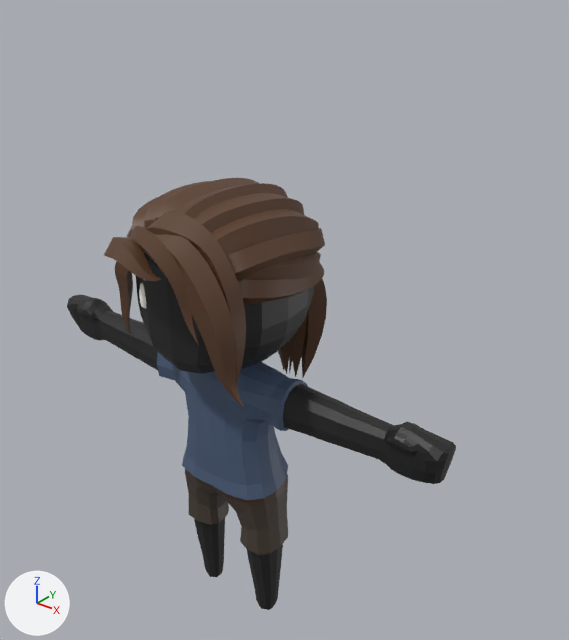
An edit to the glTF model public/cpx/models/patient_female_infant.glb, drawn before and after from the same camera.
Rendered twice from a camera (50 mm lens) standing at (3.11, -3.31, 4.49) and looking at (0.21, 0.31, 2.24). The lights are fixed; the arrows at lower left show +X, +Y and +Z. The first picture is the older version. Vertices at exactly the same position are counted once.

The scene before the commit, as lines of its bpy script (objects in view):
```python
me_cube_004 = bpy.data.meshes.new('Cube.004')
me_cube_004.from_pydata(...)  # 3377 vertices, 6624 faces; spans x -1.62..1.62, y -0.77..0.76, z -0.02..3.19
# faces by material slot: [1312, 436, 206, 38, 320, 4312]
me_cube_004.materials.append(mat_skin)  # black #1f1f1f
me_cube_004.materials.append(mat_shirt)  # dark blue #4a5c77
me_cube_004.materials.append(mat_pants)  # brown #493f35
me_cube_004.materials.append(mat_belt)  # brown #493629
me_cube_004.materials.append(mat_face)  # white #fffff8
me_cube_004.materials.append(mat_hair)  # brown #5c3e2a
ob_body = bpy.data.objects.new('Body', me_cube_004)
ob_body.location = (0.0, 0.0, 0.0)
```
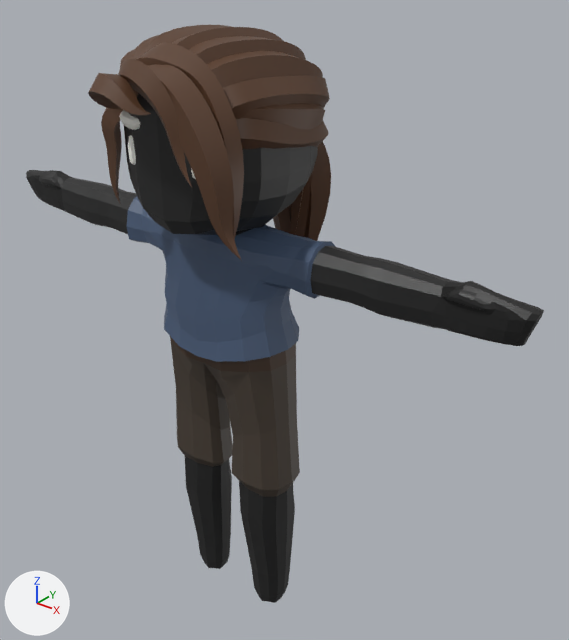
Edits to the bpy script that builds the scene:
```text
Change me_cube_004:
    used by ob_body; location = (0.0, 0.0, 0.0)
    remove me_cube_004.from_pydata(...)  # 3377 vertices, 6624 faces; spans x -1.62..1.62, y -0.77..0.76, z -0.02..3.19
    add me_cube_004.from_pydata(...)  # 3377 vertices, 6624 faces; spans x -1.98..1.98, y -0.76..0.77, z 0.05..4.06
    me_cube_004 part 1: the loose piece of 130 vertices spanning x -0.49..0.49, y -0.49..0.49, z 2.07..3.13 is moved by (0.0, 0.01, 0.88)
    me_cube_004 part 2: the loose piece of 42 vertices spanning x -0.28..-0.2, y -0.49..-0.4, z 2.47..2.65 is moved by (0.0, 0.01, 0.88)
    me_cube_004 part 3: the loose piece of 42 vertices spanning x -0.37..-0.14, y -0.5..-0.39, z 2.67..2.76 is moved by (0.0, 0.01, 0.88)
    me_cube_004 part 4: the loose piece of 165 vertices spanning x -0.06..0.26, y -0.49..0.76, z 1.58..3.19 is moved by (0.0, 0.01, 0.88)
    me_cube_004 part 5: the loose piece of 141 vertices spanning x 0.0..0.34, y -0.48..0.61, z 2.35..3.14 is moved by (0.0, 0.01, 0.88)
    me_cube_004 part 6: the loose piece of 144 vertices spanning x 0.05..0.48, y -0.49..0.52, z 2.61..3.08 is moved by (0.0, 0.01, 0.88)
    me_cube_004 part 7: the loose piece of 141 vertices spanning x -0.06..0.53, y -0.41..0.69, z 1.59..2.8 is moved by (0.0, 0.01, 0.88)
    me_cube_004 part 8: the loose piece of 141 vertices spanning x 0.07..0.53, y -0.44..0.62, z 1.74..2.97 is moved by (0.0, 0.01, 0.88)
    me_cube_004 part 9: the loose piece of 120 vertices spanning x 0.03..0.53, y -0.42..0.51, z 2.47..2.91 is moved by (0.0, 0.01, 0.88)
    me_cube_004 part 10: the loose piece of 165 vertices spanning x -0.26..0.06, y -0.49..0.76, z 1.58..3.19 is moved by (0.0, 0.01, 0.88)
    me_cube_004 part 11: the loose piece of 141 vertices spanning x -0.34..0.0, y -0.48..0.61, z 2.35..3.14 is moved by (0.0, 0.01, 0.88)
    me_cube_004 part 12: the loose piece of 144 vertices spanning x -0.48..-0.05, y -0.49..0.52, z 2.61..3.08 is moved by (0.0, 0.01, 0.88)
    me_cube_004 part 13: the loose piece of 141 vertices spanning x -0.53..0.06, y -0.41..0.69, z 1.59..2.8 is moved by (0.0, 0.01, 0.88)
    me_cube_004 part 14: the loose piece of 117 vertices spanning x -0.09..0.5, y -0.61..-0.36, z 2.14..3.14 is moved by (0.0, 0.01, 0.88)
    me_cube_004 part 15: the loose piece of 97 vertices spanning x -0.19..0.6, y -0.64..-0.45, z 2.13..3.07 is moved by (0.0, 0.01, 0.88)
    me_cube_004 part 16: the loose piece of 97 vertices spanning x -0.29..0.38, y -0.68..-0.39, z 2.49..3.08 is moved by (0.0, 0.01, 0.88)
    me_cube_004 part 17: the loose piece of 97 vertices spanning x -0.36..0.15, y -0.77..-0.25, z 2.76..3.0 is moved by (0.0, 0.01, 0.88)
    me_cube_004 part 18: the loose piece of 97 vertices spanning x -0.54..-0.2, y -0.48..-0.29, z 2.19..2.85 is moved by (0.0, 0.01, 0.88)
    me_cube_004 part 19: 870 of 3377 vertices moved; they spanned x -1.62..1.62, y -0.23..0.34, z -0.02..2.18 and now span x -1.98..1.98, y -0.29..0.45, z 0.05..3.06; mean shift (0.0, 0.01, 0.83); largest move (0.36, 0.0, 1.24) -> (0.44, 0.01, 2.4)
    other edits to the shape of me_cube_004 do not show in these pictures
```

Changed parts and their boxes (x1, y1, x2, y2) in the pictures (569 x 640 px; the box of a moved part takes in the faces that stretch with it):
'Body', reshaped (33% wider, 34% taller): before (67, 178, 456, 610); after (26, 25, 544, 603)
part 1 of me_cube_004, moved or reshaped: before (136, 252, 314, 374); after (124, 93, 318, 235)
part 2 of me_cube_004, moved or reshaped: before (139, 283, 146, 309); after (128, 135, 136, 165)
part 3 of me_cube_004, moved or reshaped (not visible before): after (119, 110, 140, 130)
part 4 of me_cube_004, moved or reshaped (mostly hidden): before (177, 183, 327, 378); after (172, 27, 331, 241)
part 5 of me_cube_004, moved or reshaped: before (194, 193, 304, 233); after (189, 36, 306, 64)
part 6 of me_cube_004, moved or reshaped: before (211, 209, 319, 257); after (207, 51, 323, 89)
part 7 of me_cube_004, moved or reshaped: before (238, 261, 324, 378); after (236, 118, 329, 237)
part 8 of me_cube_004, moved or reshaped: before (227, 228, 325, 374); after (223, 75, 330, 235)
part 9 of me_cube_004, moved or reshaped: before (237, 252, 321, 281); after (235, 104, 325, 129)
part 10 of me_cube_004, moved or reshaped: before (154, 178, 284, 370); after (144, 25, 232, 54)
part 11 of me_cube_004, moved or reshaped (mostly hidden afterwards): before (144, 181, 210, 229); after (133, 35, 159, 59)
part 12 of me_cube_004, moved or reshaped: before (131, 196, 160, 234); after (119, 49, 138, 98)
part 13 of me_cube_004, moved or reshaped: before (278, 341, 290, 374); after (273, 206, 291, 234)
part 14 of me_cube_004, moved or reshaped: before (147, 211, 246, 384); after (136, 42, 244, 240)
part 15 of me_cube_004, moved or reshaped: before (146, 227, 244, 408); after (133, 64, 242, 261)
part 16 of me_cube_004, moved or reshaped: before (131, 226, 199, 345); after (118, 59, 192, 187)
part 17 of me_cube_004, moved or reshaped: before (104, 237, 162, 281); after (88, 73, 151, 115)
part 18 of me_cube_004, moved or reshaped: before (115, 261, 133, 337); after (101, 108, 123, 205)
part 19 of me_cube_004, moved or reshaped: before (67, 295, 456, 610); after (26, 170, 544, 603)
